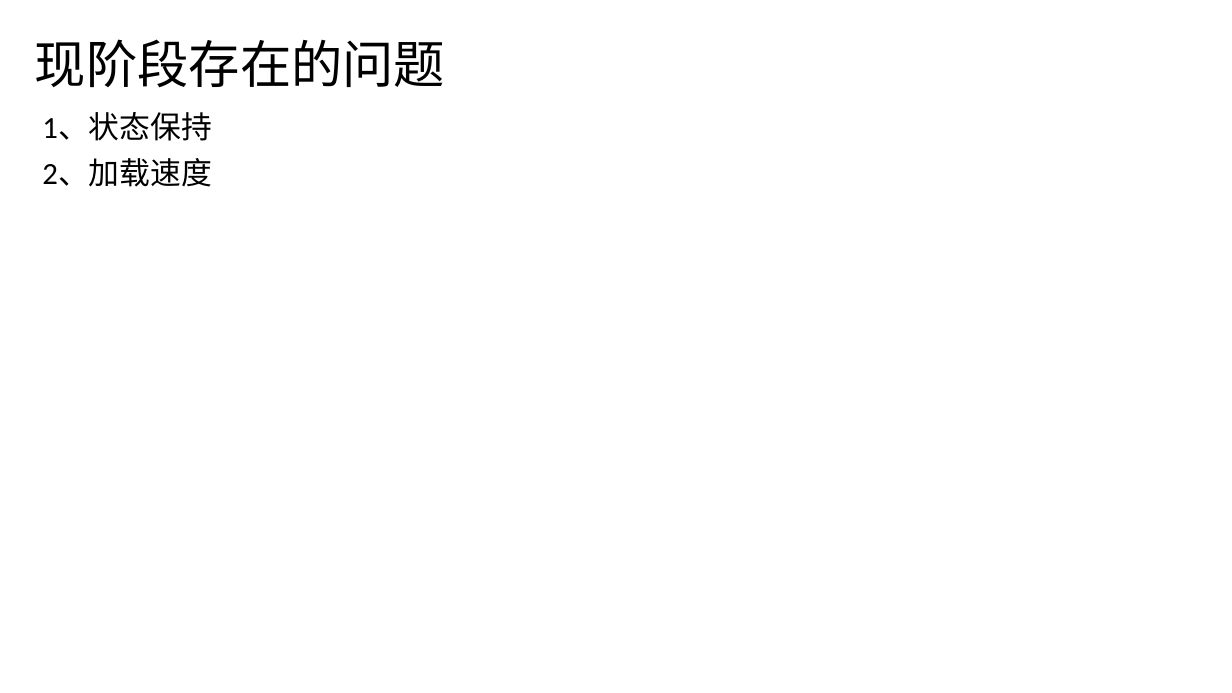
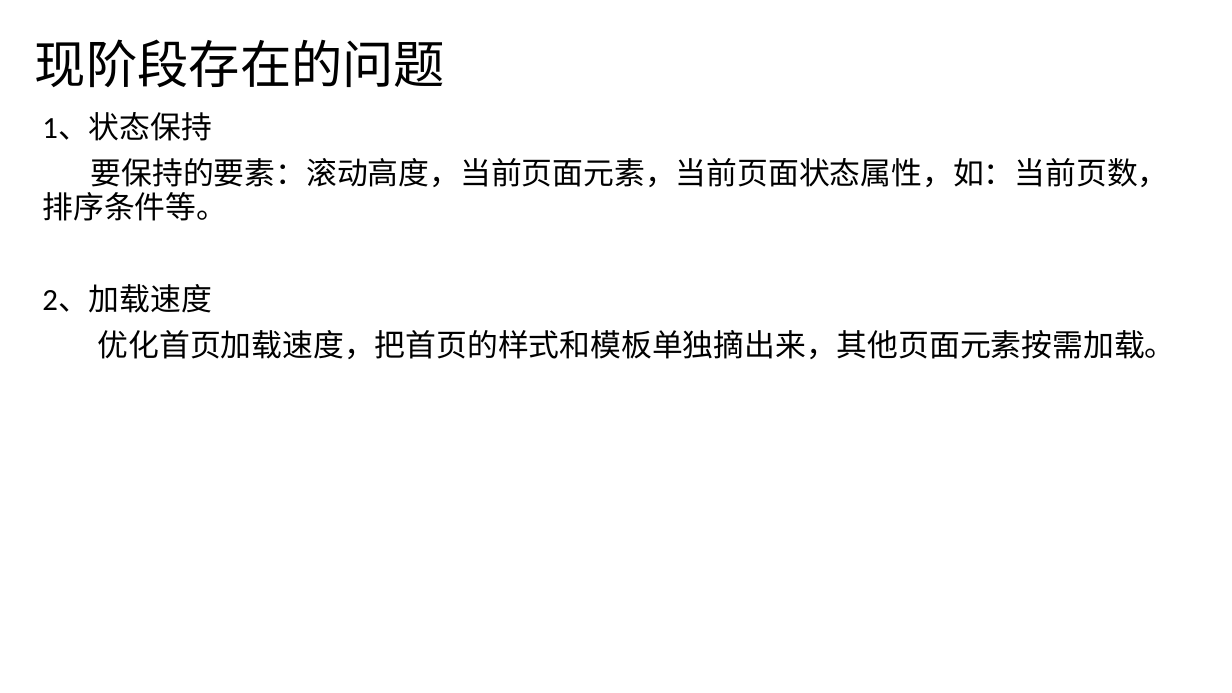
Before and after one commit to gaogaolater/JVFramework, a slide deck: slide 5 of H5前端介绍.pptx. Drawn at 1232x693 pixels with LibreOffice and Linux fonts; fonts in the diff are those of the drawing. Boxes give left, top, right and bottom in pixels: in the first picture for what was removed or moved away, otherwise in the second. Text is boxed around its words. In the diff, an @@ line names an element or a change of style, - is before the commit and + after.

```diff
--- a/H5前端介绍.pptx
+++ b/H5前端介绍.pptx
@@ subtitle at (42, 158, 1169, 221): paragraph added @@
+要保持的要素：滚动高度，当前页面元素，当前页面状态属性，如：当前页数，排序条件等。
@@ subtitle at (98, 330, 1176, 359): paragraph added @@
+优化首页加载速度，把首页的样式和模板单独摘出来，其他页面元素按需加载。
```
Also in this commit, not shown: 4 other slides changed, 3 slides removed.
